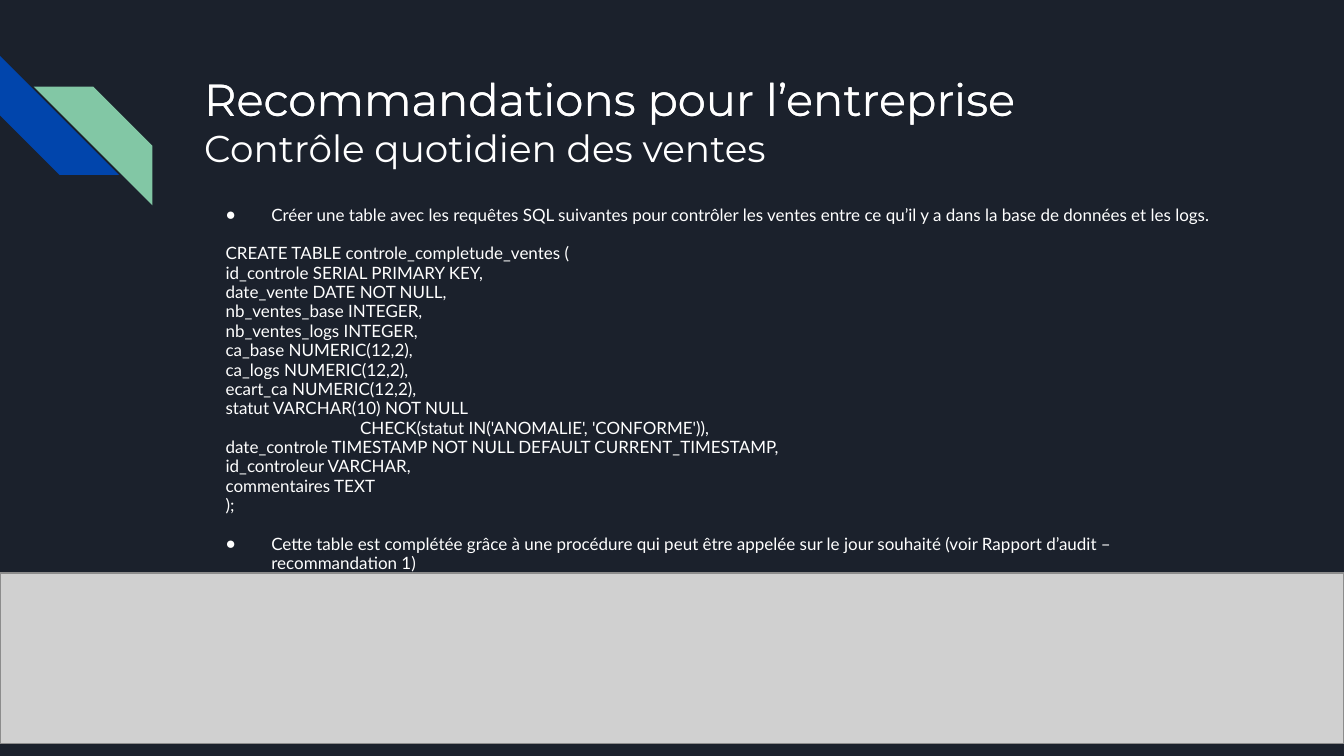
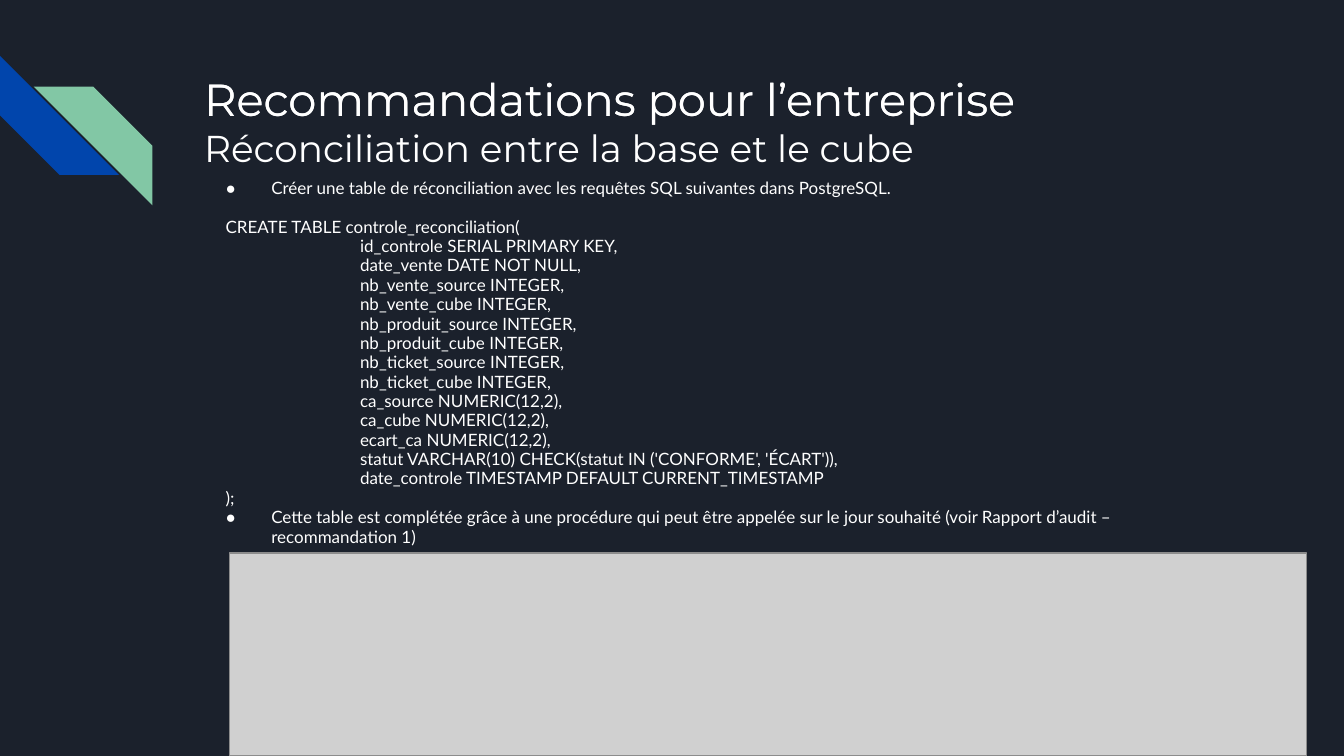
Before and after one commit to Sebules/Project_4_OpenClassrooms_Data_Engineer, a slide deck: slide 15 of presentation_sebastien_ulesie.pptx. Drawn at 1344x756 pixels with LibreOffice and Linux fonts; fonts in the diff are those of the drawing; grey boxes stand for pictures. Boxes give left, top, right and bottom in pixels: in the first picture for what was removed or moved away, otherwise in the second. Text is boxed around its words. In the diff, an @@ line names an element or a change of style, - is before the commit and + after.

```diff
--- a/presentation_sebastien_ulesie.pptx
+++ b/presentation_sebastien_ulesie.pptx
@@ text at (204,134,914,162): text changed @@
-Contrôle quotidien des ventes
+Réconciliation entre la base et le cube
@@ text "Créer une table de réconciliation ...": place and size @@
-text "Créer une table de réconciliation ..." at (226,208,1209,573)
+text "Créer une table de réconciliation ..." at (226,181,1096,546)
@@ text at (226,181,891,236): text changed @@
-● Créer une table avec les requêtes SQL suivantes pour contrôler les ventes entre ce qu’il y a dans la base de données et les logs.
-CREATE TABLE controle_completude_ventes (
+● Créer une table de réconciliation avec les requêtes SQL suivantes dans PostgreSQL.
+CREATE TABLE controle_reconciliation(
@@ text at (360,278,576,429): text changed @@
-nb_ventes_base INTEGER,
-nb_ventes_logs INTEGER,
-ca_base NUMERIC(12,2),
-ca_logs NUMERIC(12,2),
+nb_vente_source INTEGER,
+nb_vente_cube INTEGER,
+nb_produit_source INTEGER,
+nb_produit_cube INTEGER,
+nb_ticket_source INTEGER,
+nb_ticket_cube INTEGER,
+ca_source NUMERIC(12,2),
+ca_cube NUMERIC(12,2),
@@ text at (360,451,838,487): text changed @@
-statut VARCHAR(10) NOT NULL
-CHECK(statut IN('ANOMALIE', 'CONFORME')),
-date_controle TIMESTAMP NOT NULL DEFAULT CURRENT_TIMESTAMP,
-id_controleur VARCHAR,
-commentaires TEXT
+statut VARCHAR(10) CHECK(statut IN ('CONFORME', 'ÉCART')),
+date_controle TIMESTAMP DEFAULT CURRENT_TIMESTAMP
@@ picture: place and size @@
-picture at (0,573,1344,743)
+picture at (230,552,1308,755)
```
Also in this commit, not shown: 6 other slides changed, 4 slides removed.
